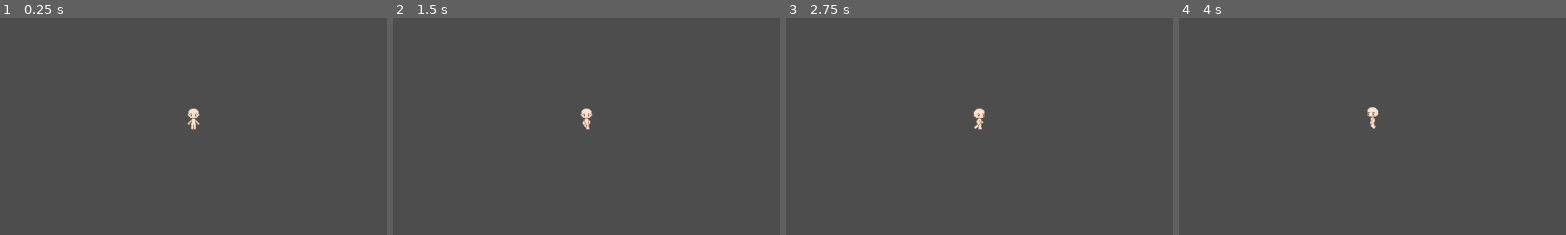
Above: before the commit, frames 1-4 (left to right).
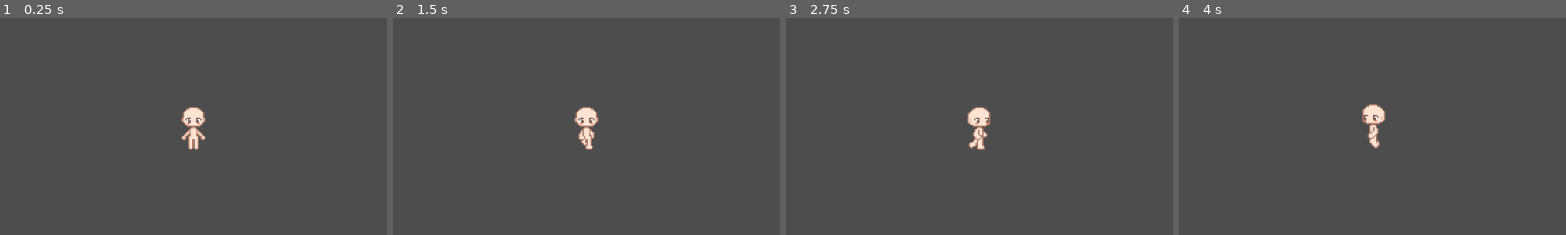
Above: after the commit, the same moments.

Repository: kevyntapnio/florella
Game: Godot game, scene res://player.tscn
The game is run twice, just before and just after one commit, with the same random seed, the same clock (stepped at 60 frames per second) and the same inputs. The project has no main scene, so this scene is started directly.
Inputs:
- Up to frame 1 (0.25 s): no input
- Up to frame 2 (1.5 s): hold D (move_right) 0.53-1.28 s; hold S (move_down) from 1.28 s (still down)
- Up to frame 3 (2.75 s): release S (move_down) at 2.03 s; hold D (move_right) from 2.03 s (still down)
- Up to frame 4 (4 s): release D (move_right) at 2.78 s; hold W (move_up) 2.78-3.53 s; hold A (move_left) from 3.53 s (still down)
The pictures show only the part of the screen within x 25-75%, y 29-79%; the shares and areas given below are measured in that part.

The runs differ from the first frame. In frame 1, 0.7% of the frame differs, in the area x 46-54%, y 41-61%; in frame 2, 0.7%; in frame 3, 0.7%; in frame 4, 0.7%.

Commit message:
changed camera zoom

Diff:
--- a/player.gd
+++ b/player.gd
@@ -2,6 +2,8 @@
 
 const SPEED = 120
 var facing_direction = "down"
+
+@onready var sprite = $AnimatedSprite2D
 
 func _physics_process(delta):
 
@@ -13,20 +15,20 @@
 	if velocity.x > 0:
 		facing_direction = "right"
 
-		if $AnimatedSprite2D.animation != "walk_right":
-			$AnimatedSprite2D.play("walk_right")
+		if sprite.animation != "walk_right":
+			sprite.play("walk_right")
 
 	elif velocity.x < 0:
 		facing_direction = "left"
 
-		if $AnimatedSprite2D.animation != "walk_left":
-			$AnimatedSprite2D.play("walk_left")
+		if sprite.animation != "walk_left":
+			sprite.play("walk_left")
 
 	elif velocity.y < 0:
 		facing_direction = "up"
 
-		if $AnimatedSprite2D.animation != "walk_up":
-			$AnimatedSprite2D.play("walk_up")
+		if sprite.animation != "walk_up":
+			sprite.play("walk_up")
 
 	elif velocity.y > 0:
 		facing_direction = "down"
--- a/player.tscn
+++ b/player.tscn
@@ -172,6 +172,7 @@
 position = Vector2(0, -2)
 sprite_frames = SubResource("SpriteFrames_7lmhl")
 animation = &"idle_down"
-frame_progress = 0.039437577
+frame_progress = 0.34689435
 
 [node name="Camera2D" type="Camera2D" parent="." unique_id=2034566478]
+zoom = Vector2(2, 2)
